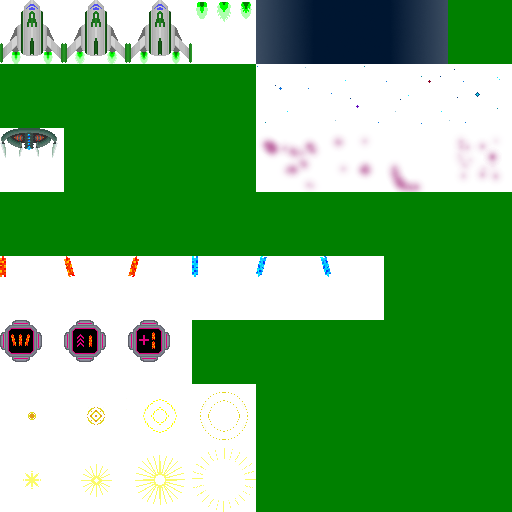
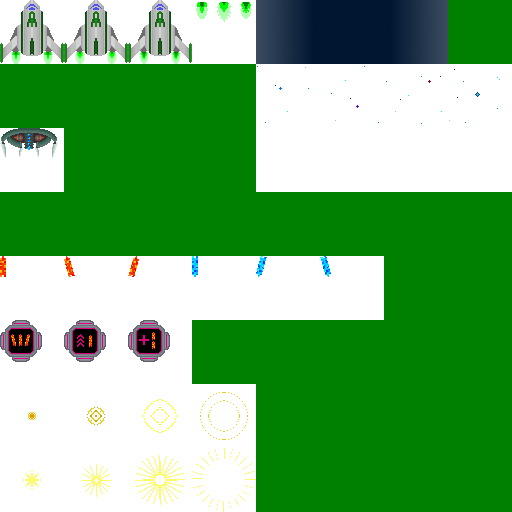
Before/after of a 512px x 512px layered artwork. What changed in the layer stack:
painted on "Background" over left=257, top=133, right=504, bottom=192
